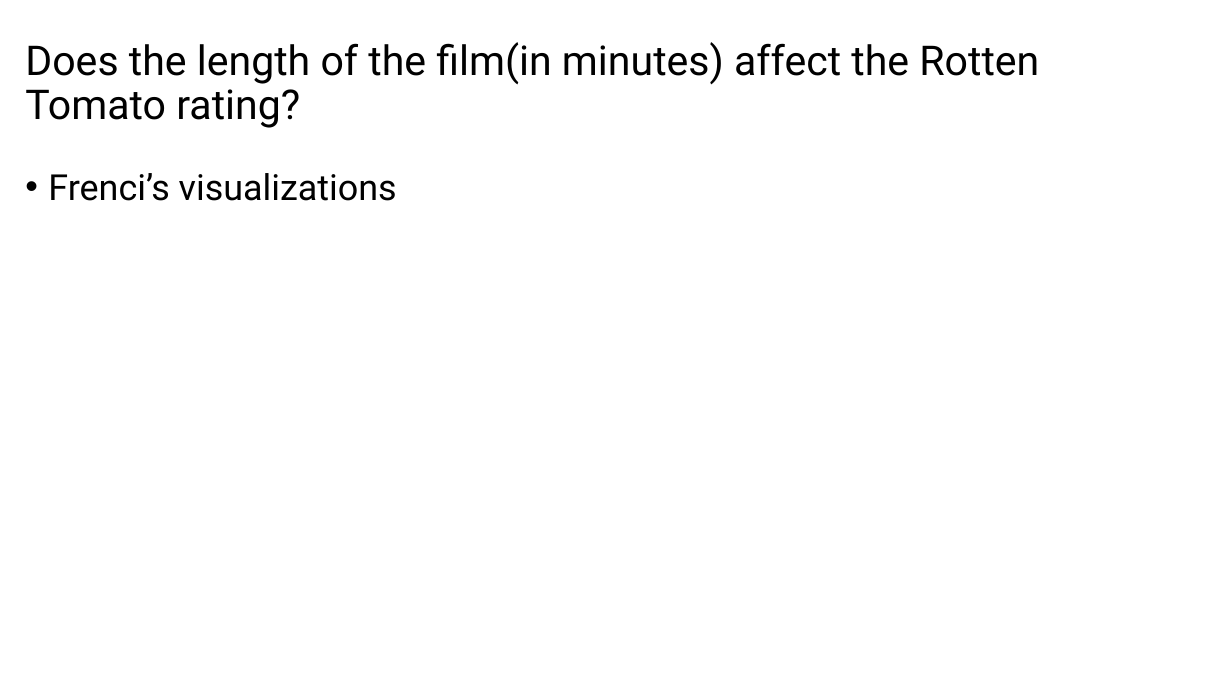
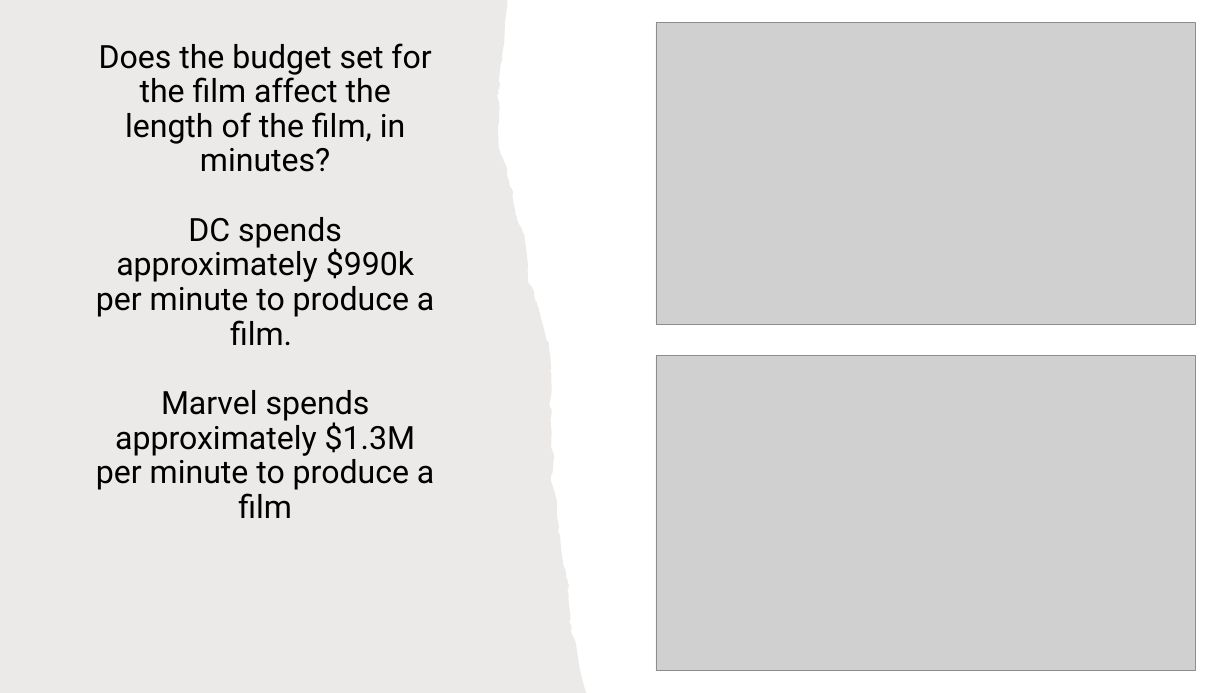
Before and after one commit to Nathan-Savage/project1, a slide deck: slide 7 of Marvel vs DC Universe Presentation.pptx (slide 4 before the commit). Drawn at 1232x693 pixels with LibreOffice and Linux fonts; fonts in the diff are those of the drawing; grey boxes stand for pictures. Boxes give left, top, right and bottom in pixels: in the first picture for what was removed or moved away, otherwise in the second. Text is boxed around its words. In the diff, an @@ line names an element or a change of style, - is before the commit and + after.

```diff
--- a/Marvel vs DC Universe Presentation.pptx
+++ b/Marvel vs DC Universe Presentation.pptx
@@ freeform shape added at [0,0,587,693], fill #82766A at 15% opacity @@
@@ picture added at [656,22,1195,324] @@
@@ title "Does the budget set for ..." at [96,43,434,518]: vertical alignment middle to bottom @@
@@ title at [96,43,434,518]: text changed; size 32 to 25 pt @@
-Does the length of the film(in minutes) affect the Rotten Tomato rating?
+Does the budget set for the film affect the length of the film, in minutes?
+DC spends approximately $990k per minute to produce a film.
+Marvel spends approximately $1.3M per minute to produce a film
@@ text removed at [48,173,397,201] @@
-• Frenci’s visualizations
@@ picture added at [656,356,1195,671] @@
```
Also in this commit, not shown: 1 other slide changed, 6 slides added, 2 slides removed.
